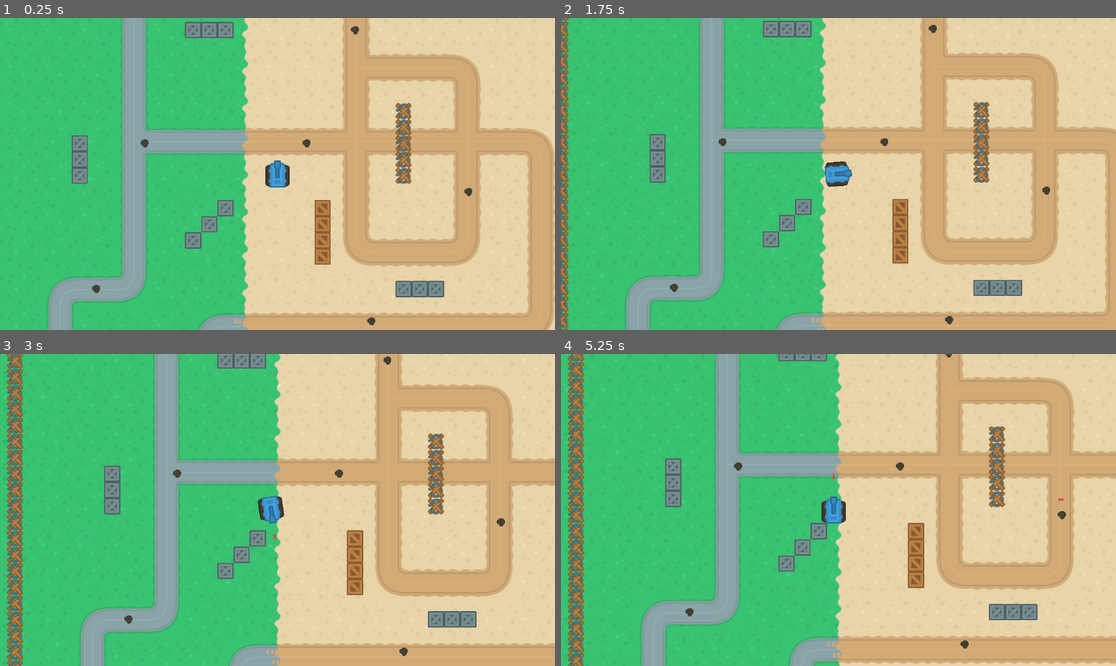
Above: before the commit, frames 1-4 (two rows, left to right).
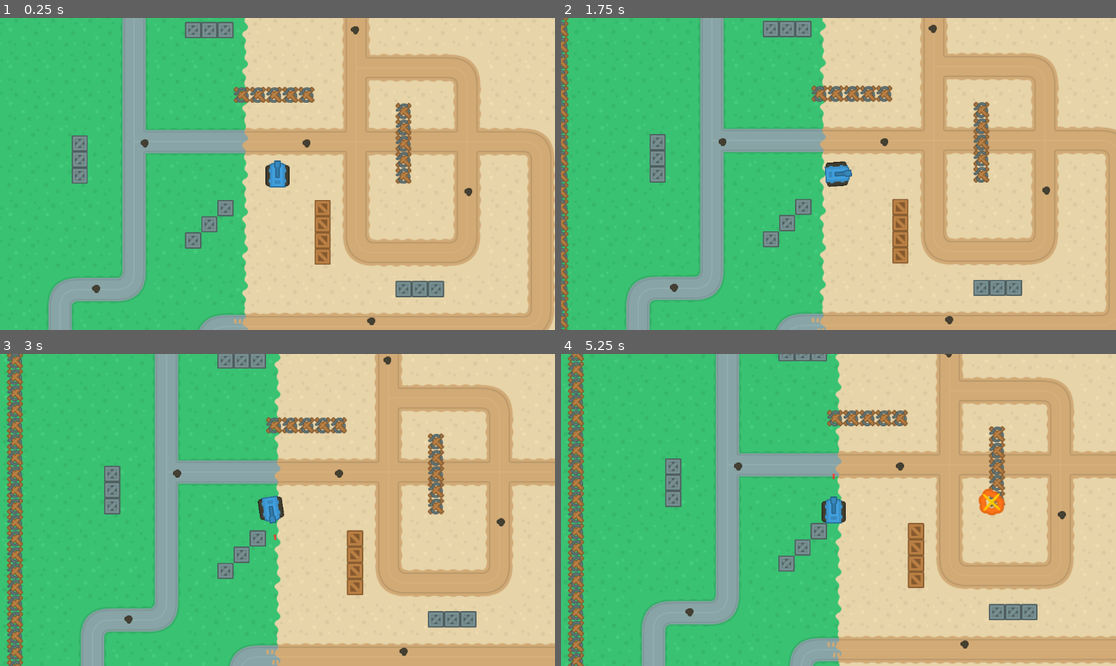
Above: after the commit, the same moments.

Repository: ki8yk8/game-dev-resolution
Game: Godot game, scene res://Scenes/game_play.tscn
Two runs of this game, one before a commit and one after it. Both use one fixed random seed, a clock stepped at 60 frames per second and the inputs below.
Inputs:
- Up to frame 1 (0.25 s): no input
- Up to frame 2 (1.75 s): tap Enter at 0.5 s; hold Right (right) 0.53-1.28 s; tap Space (shoot) at 0.6 s; hold S (down) from 1.28 s (still down); tap Alt at 1.35 s
- Up to frame 3 (3 s): release S (down) at 2.03 s; hold Right (right) 2.03-2.78 s; tap Shift at 2.1 s; hold Up (up) from 2.78 s (still down); tap Space (shoot) at 2.85 s
- Up to frame 4 (5.25 s): release Up (up) at 3.53 s; hold Left (left) 3.53-5.03 s; tap Alt at 3.6 s; tap Space (shoot) at 4.25, 5.1 s; tap Shift at 4.35 s; hold S (down) from 5.03 s (still down)

The runs differ from the first frame. In frame 1, 0.7% of the frame differs, in the area x 42-57%, y 22-28%; in frame 2, 0.7%; in frame 3, 0.7%; in frame 4, 1.0%, in the area x 47-91%, y 17-52%.

Commit message:
adds explosion effect wheneverstrike on body

Diff:
--- a/Scenes/bullet.tscn
+++ b/Scenes/bullet.tscn
@@ -2,9 +2,37 @@
 
 [ext_resource type="Script" uid="uid://c6y0ofjtmalm3" path="res://Scripts/bullet.gd" id="1_oduel"]
 [ext_resource type="Texture2D" uid="uid://do06fm7oukew1" path="res://assets/PNGs/bullet.png" id="1_xjght"]
+[ext_resource type="Texture2D" uid="uid://dq2gu0iscxagf" path="res://assets/PNGs/explosion1.png" id="3_qttmj"]
+[ext_resource type="Texture2D" uid="uid://dt6hb3gwi03uk" path="res://assets/PNGs/explosion2.png" id="4_tkcvl"]
+[ext_resource type="Texture2D" uid="uid://g2fib3igcvat" path="res://assets/PNGs/explosion3.png" id="5_qiu8q"]
+[ext_resource type="Texture2D" uid="uid://dr88lfcueo0op" path="res://assets/PNGs/explosion4.png" id="6_0kq1l"]
+[ext_resource type="Texture2D" uid="uid://dwm1mhvpwu8tb" path="res://assets/PNGs/explosion5.png" id="7_lv37c"]
 
 [sub_resource type="RectangleShape2D" id="RectangleShape2D_oduel"]
 size = Vector2(4, 10)
+
+[sub_resource type="SpriteFrames" id="SpriteFrames_1l14f"]
+animations = [{
+"frames": [{
+"duration": 1.0,
+"texture": ExtResource("3_qttmj")
+}, {
+"duration": 1.0,
+"texture": ExtResource("4_tkcvl")
+}, {
+"duration": 1.0,
+"texture": ExtResource("5_qiu8q")
+}, {
+"duration": 1.0,
+"texture": ExtResource("6_0kq1l")
+}, {
+"duration": 1.0,
+"texture": ExtResource("7_lv37c")
+}],
+"loop": false,
+"name": &"default",
+"speed": 10.0
+}]
 
 [node name="Bullet" type="Area2D" unique_id=175636962]
 script = ExtResource("1_oduel")
@@ -17,4 +45,11 @@
 
 [node name="Timer" type="Timer" parent="." unique_id=1218552490]
 
+[node name="AnimatedSprite2D" type="AnimatedSprite2D" parent="." unique_id=748176821]
+sprite_frames = SubResource("SpriteFrames_1l14f")
+frame = 4
+frame_progress = 1.0
+
+[connection signal="body_entered" from="." to="." method="_on_body_entered"]
 [connection signal="timeout" from="Timer" to="." method="_on_timer_timeout"]
+[connection signal="animation_finished" from="AnimatedSprite2D" to="." method="_on_animated_sprite_2d_animation_finished"]
--- a/Scenes/game_play.tscn
+++ b/Scenes/game_play.tscn
@@ -72,7 +72,6 @@
 texture = ExtResource("2_jum18")
 texture_region_size = Vector2i(14, 14)
 0:0/0 = 0
-0:0/0/physics_layer_0/polygon_0/points = PackedVector2Array(-8, -8, 8, -8, 8, 8, -8, 8)
 
 [sub_resource type="TileSetAtlasSource" id="TileSetAtlasSource_shu75"]
 texture = ExtResource("2_yovil")
@@ -151,7 +150,7 @@
 [node name="ObjectsMap" type="Node2D" parent="." unique_id=392618797]
 
 [node name="28x28 Tiles" type="TileMapLayer" parent="ObjectsMap" unique_id=1610849970]
-tile_map_data = PackedByteArray("AAD1/+z/BAAAAAAAAAD2/+z/BAA …(2896 unchanged characters)… AAAAAAAAKAAgABgAAAAAAAAAKAAcABgAAAAAAAAA=")
+tile_map_data = PackedByteArray("AAD1/+z/BAAAAAAAAAD2/+z/BAA …(2896 unchanged characters)… AAAAAAAAKAAgABgAAAAAAAAAKAAcABgAAAAAAAAAFAP7/BAAAAAAAAAAGAP7/BAAAAAAAAAAHAP7/BAAAAAAAAAAIAP7/BAAAAAAAAAAJAP7/BAAAAAAAAAA=")
 tile_set = SubResource("TileSet_yovil")
 
 [node name="24x24 Tiles" type="TileMapLayer" parent="ObjectsMap" unique_id=1264317687]
--- a/Scripts/bullet.gd
+++ b/Scripts/bullet.gd
@@ -4,11 +4,14 @@
 var velocity = Vector2.ZERO
 
 @onready var timer = $Timer
+@onready var animated_sprite = $AnimatedSprite2D
+@onready var bullet_sprite = $Sprite2D
 
 func _ready() -> void:
 	# set up the velocity  for the bullet, no acceleration so velocity is always constant
 	velocity = SPEED * Vector2.UP.rotated(rotation)
 	timer.start()
+	animated_sprite.visible = false
 
 func _process(delta: float) -> void:
 	position +=  velocity * delta
@@ -16,3 +19,16 @@
 func _on_timer_timeout() -> void:
 	timer.stop()
 	queue_free()
+
+func _on_body_entered(body: Node2D) -> void:
+	if body.name == "Tank":
+		return
+
+	animated_sprite.visible = true
+	bullet_sprite.visible = false
+	velocity = Vector2.ZERO
+
+	animated_sprite.play("default")
+
+func _on_animated_sprite_2d_animation_finished() -> void:
+	animated_sprite.visible = false
